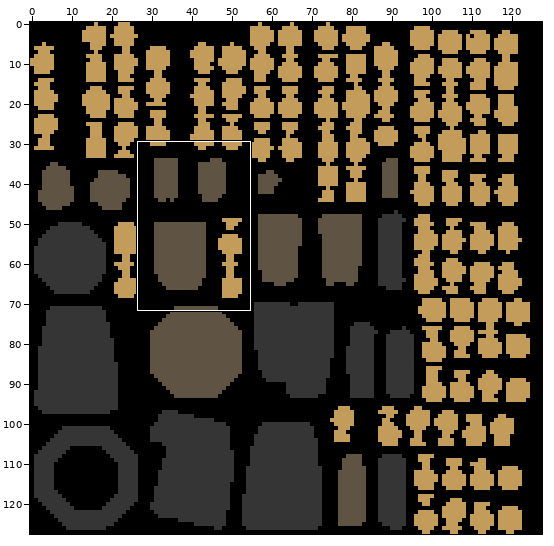
A sprite sheet gets an edit: assets/textures/cactus.png. Above: a wide view before the commit, with the close-up outlined.
Close-up. Old version:
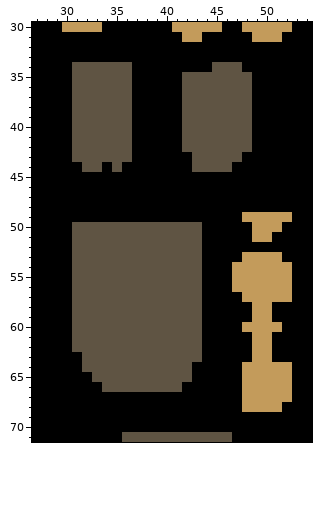
The file is 128x128 pixels. Shown: x 27..54, y 30..71. The commit also changed other parts of the picture, which this record leaves out.
After the commit:
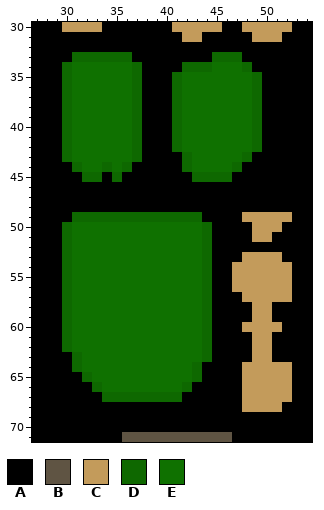
Palette (. is transparent): A #000000  B #5f5443  C #c39b5b  D #0e6800  E #0f7100
The exact change:
Changed rows in their new state; - is an unchanged pixel.
first column x 30:
33 -DDDDDD--------DDD--
34 DEEEEEED----DDDEEED-
35 DEEEEEED---DEEEEEEED
36 DEEEEEED---DEEEEEEED
37 DEEEEEED---DEEEEEEED
38 DEEEEEED---DEEEEEEED
39 DEEEEEED---DEEEEEEED
40 DEEEEEED---DEEEEEEED
41 DEEEEEED---DEEEEEEED
42 DEEEEEED---DEEEEEEED
43 DEEEEEED----DEEEEED-
44 -DEEDED-----DEEEED--
45 --DD-D-------DDDD---
first column x 30:
49 -DDDDDDDDDDDDD-
50 DEEEEEEEEEEEEED
51 DEEEEEEEEEEEEED
52 DEEEEEEEEEEEEED
53 DEEEEEEEEEEEEED
54 DEEEEEEEEEEEEED
55 DEEEEEEEEEEEEED
56 DEEEEEEEEEEEEED
57 DEEEEEEEEEEEEED
58 DEEEEEEEEEEEEED
59 DEEEEEEEEEEEEED
60 DEEEEEEEEEEEEED
61 DEEEEEEEEEEEEED
62 DEEEEEEEEEEEEED
63 -DEEEEEEEEEEEED
64 -DEEEEEEEEEEED-
65 --DEEEEEEEEEED-
66 ---DEEEEEEEED--
67 ----DDDDDDDD---
Where, in picture pixels (left, top, right, bottom), the same in both close-ups:
changed: (62, 52, 262, 402)
